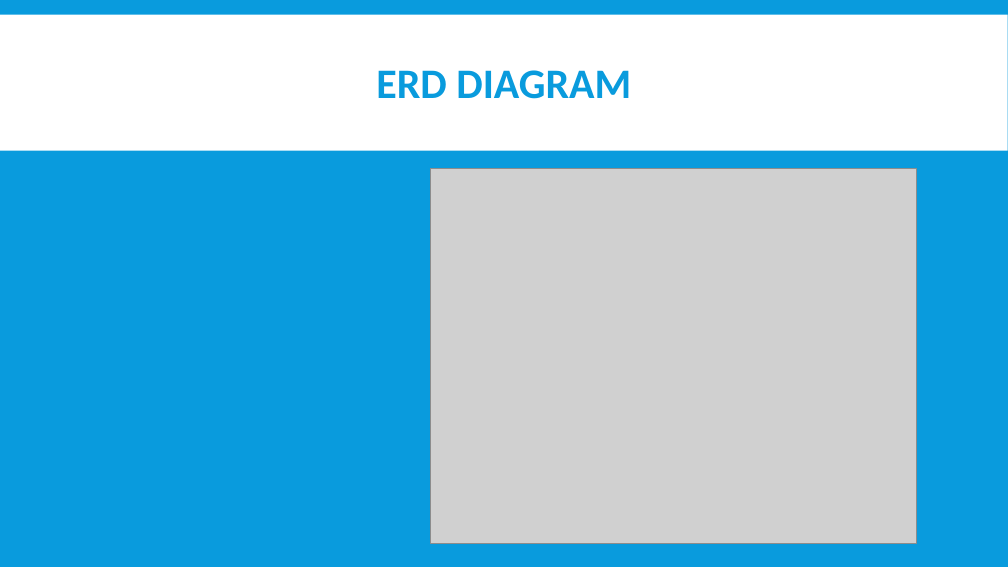
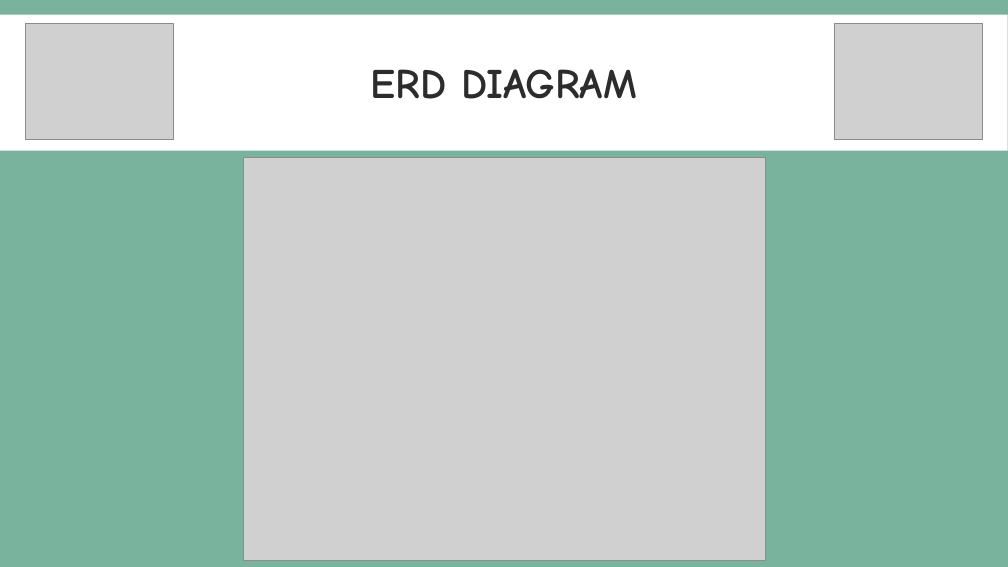
Before and after one commit to CYoung5560/Final_project, a slide deck: slide 4 of Documentation/GroupCinemaProject.pptx. Drawn at 1008x567 pixels with LibreOffice and Linux fonts; fonts in the diff are those of the drawing; grey boxes stand for pictures. Boxes give left, top, right and bottom in pixels: in the first picture for what was removed or moved away, otherwise in the second. Text is boxed around its words. In the diff, an @@ line names an element or a change of style, - is before the commit and + after.

```diff
--- a/Documentation/GroupCinemaProject.pptx
+++ b/Documentation/GroupCinemaProject.pptx
@@ background #099BDD to #79B39E @@
@@ picture added at <box>26,23,174,140</box> @@
@@ title "ERD DIAGRAM" at <box>371,69,637,99</box>: font Calibri to Comic Neue, text colour #099BDD to #2C2C2C @@
@@ picture added at <box>835,23,983,140</box> @@
@@ picture: place and size @@
-picture at <box>430,169,917,544</box>
+picture at <box>244,158,766,561</box>
```
Also in this commit, not shown: 9 other slides changed, 1 slide added, 1 slide removed, 2 other files.
